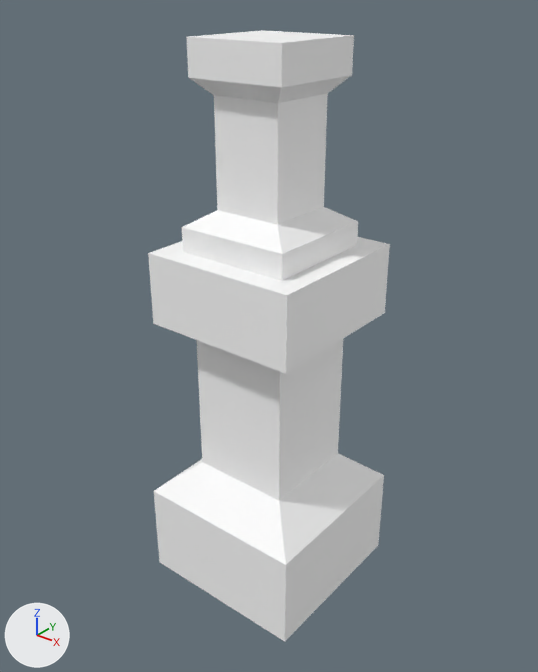
Renders of the glTF model assets/synty/simple_fantasy_interiors/models/SM_Env_Railing_Pillar_02.glb from each side of a commit.
One viewpoint serves both versions: a camera (50 mm lens) standing at (0.0149, -0.0187, 0.0215) and looking at (-0.0001, 0.0, 0.01). Lighting does not change. The marker at lower left points along +X, +Y and +Z.

Objects in the first picture: 'SM_Env_Railing_Pillar_02'.
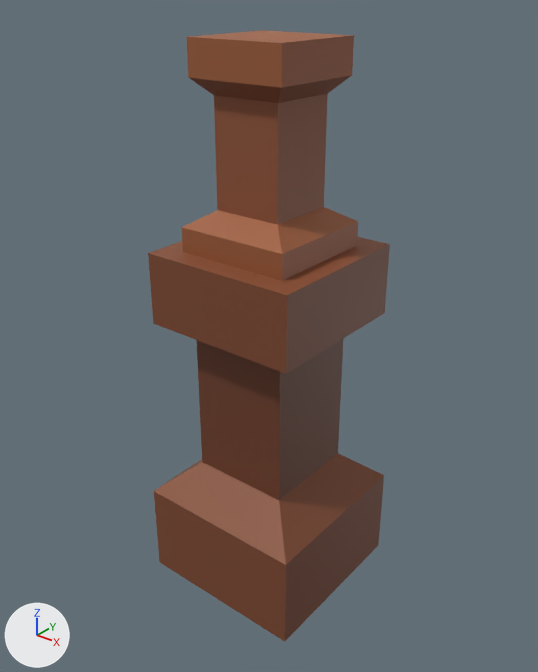
Boxes (x1, y1, x2, y2) around the edits, measured in the pictures (538 x 672 px):
'SM_Env_Railing_Pillar_02', surface changed (grey to brown): (148, 30, 390, 641) in both

What the commit changed:
Picture 'SimpleFantasyInteriorsTexture' (img_simplefantasyinteriorstexture) is new.
In material 'lambert1' (mat_lambert1), base_color is no longer (1.0, 1.0, 1.0), white #ffffff.
In material 'lambert1' (mat_lambert1), texture is now set to img_simplefantasyinteriorstexture.
